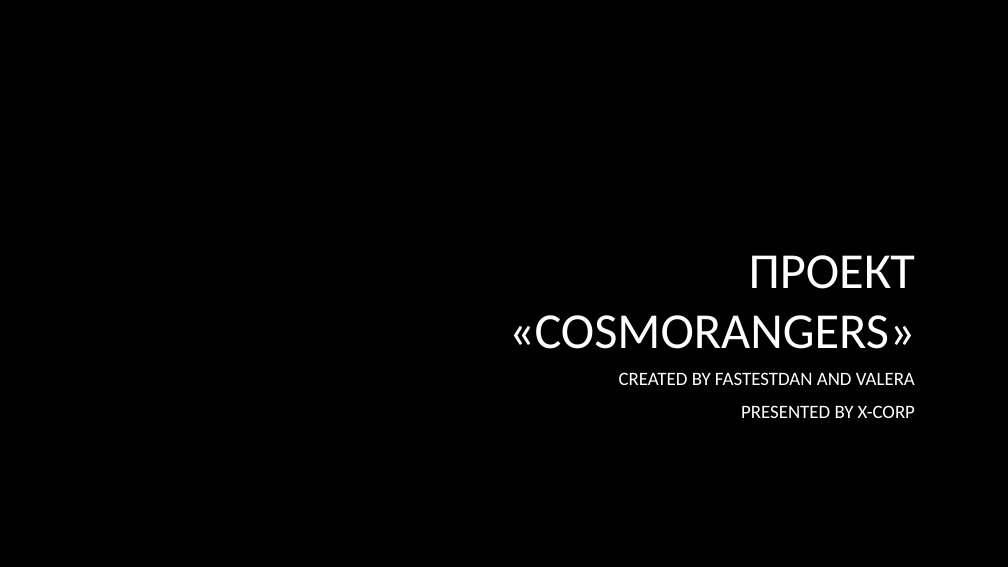
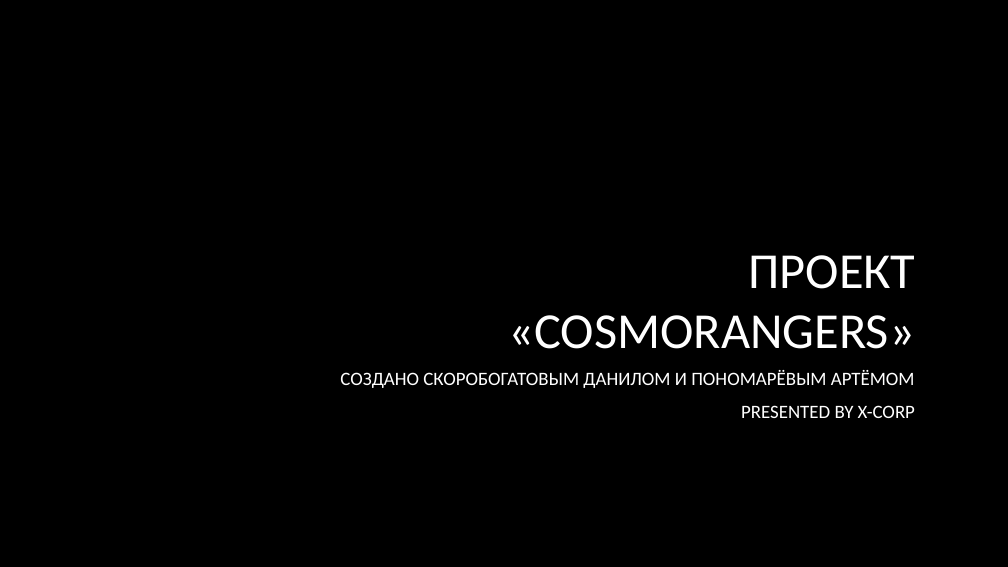
Before and after one commit to MrXrel/CosmoRangers, a slide deck: slide 1 of Проект «CosmoRangers».pptx. Drawn at 1008x567 pixels with LibreOffice and Linux fonts; fonts in the diff are those of the drawing; background and template pictures are left out. Boxes give left, top, right and bottom in pixels: in the first picture for what was removed or moved away, otherwise in the second. Text is boxed around its words. In the diff, an @@ line names an element or a change of style, - is before the commit and + after.

```diff
--- a/Проект «CosmoRangers».pptx
+++ b/Проект «CosmoRangers».pptx
@@ subtitle at (340,370,915,388): text changed @@
-CREATED BY FASTESTDAN AND VALERA
+СОЗДАНО СКОРОБОГАТОВЫМ ДАНИЛОМ И ПОНОМАРЁВЫМ АРТЁМОМ
```
Also in this commit, not shown: 2 other slides changed.
